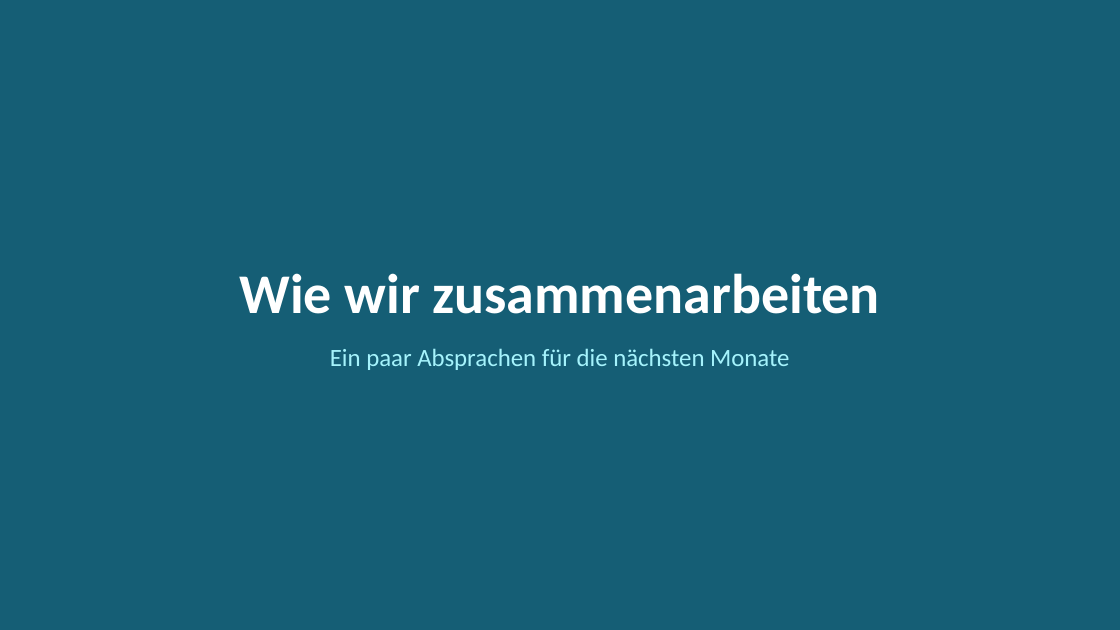
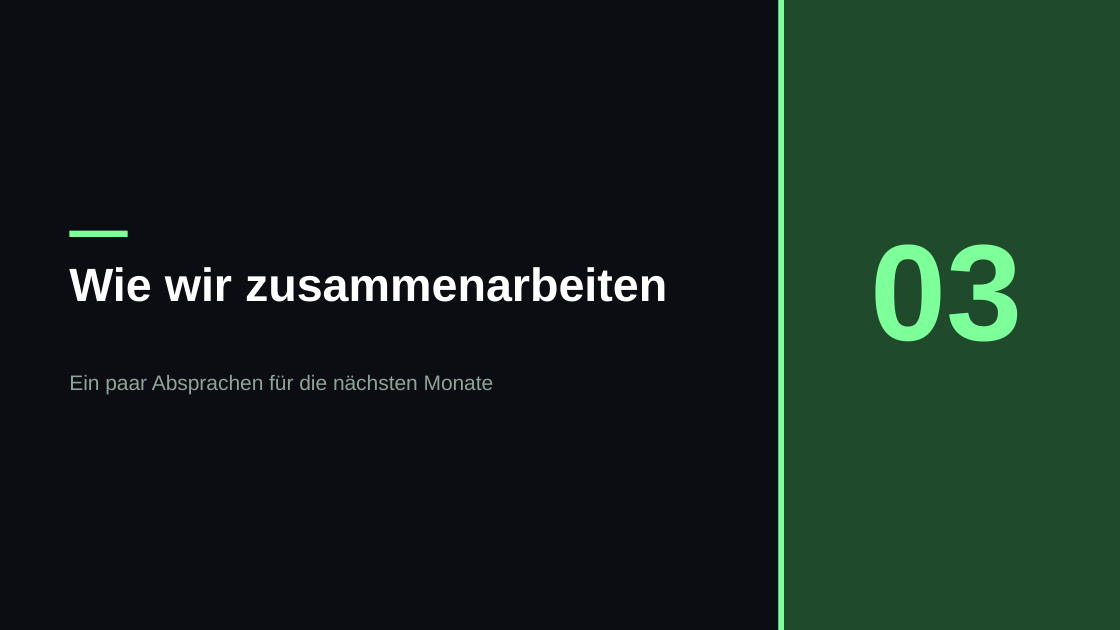
Before and after one commit to JacobMenge/kurs-unterlagen, a slide deck: slide 17 of folien/dist/00-orientierung.pptx. Drawn at 1120x630 pixels with LibreOffice and Linux fonts; fonts in the diff are those of the drawing. Boxes give left, top, right and bottom in pixels: in the first picture for what was removed or moved away, otherwise in the second. Text is boxed around its words. In the diff, an @@ line names an element or a change of style, - is before the commit and + after.

Commit message:
folien: dunkles design im terminal-look, themenfarben, kennzahlen und kapiteltrenner

```diff
--- a/folien/dist/00-orientierung.pptx
+++ b/folien/dist/00-orientierung.pptx
@@ background #155E75 to #0B0D12 @@
@@ rectangle added at bbox=[778, 0, 1120, 629], fill #1F4A2B @@
@@ rectangle added at bbox=[778, 0, 784, 629], fill #7DFF9A @@
@@ rectangle added at bbox=[69, 231, 128, 237], fill #7DFF9A @@
@@ text "Wie wir zusammenarbeiten": place and size @@
-text "Wie wir zusammenarbeiten" at bbox=[239, 273, 880, 314]
+text "Wie wir zusammenarbeiten" at bbox=[69, 267, 667, 302]
@@ text "Wie wir zusammenarbeiten" at bbox=[69, 267, 667, 302]: size 36 to 30 pt, font Calibri to Arial; alignment centre to left; vertical alignment middle to top @@
@@ text added at bbox=[870, 244, 1022, 342], 88 pt, text #7DFF9A, bold @@
+03
@@ text "Ein paar Absprachen für die ...": place and size @@
-text "Ein paar Absprachen für die ..." at bbox=[330, 349, 789, 370]
+text "Ein paar Absprachen für die ..." at bbox=[69, 375, 494, 395]
@@ text "Ein paar Absprachen für die ..." at bbox=[69, 375, 494, 395]: size 16 to 13.5 pt, font Calibri to Arial, text colour #A5F3FC to #8FA398; alignment centre to left @@
```
Also in this commit, not shown: 22 other slides changed, 11 other files.
